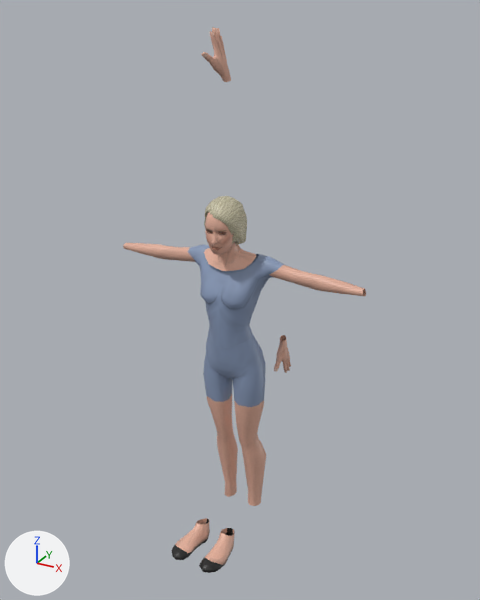
One commit to the COLLADA model modules/world/avatarbase/art/assets/models/collada/Avatars/Female/Female_Anim_Walk.dae: the scene before it, then after it.
One viewpoint serves both versions: a 50 mm lens placed at (0.0139, -0.0245, 0.0254), pointed at (0.0002, 0.0004, 0.013). The axes (+X, +Y, +Z) are drawn at lower left. The lights are the same throughout. Where no turn or scale is listed for an object, it has been applied to the vertices.

Before the edit, the objects in view are built like this:
```python
ob_hands = bpy.data.objects.new('Hands', me_handsshape)
ob_hands.location = (-0.01335, -0.00169, 0.01449)
ob_hands.rotation_euler = (0.86, 1.334, 0.987)  # degrees (49, 76, 57)
ob_headgeo = bpy.data.objects.new('HeadGeo', me_headgeoshape)
ob_headgeo.location = (0.00002, 0.00119, -0.00014)
ob_headgeo.rotation_euler = (0.103, -0.0104, 0.0939)  # degrees (5.9, -0.6, 5.4)
ob_legsnude = bpy.data.objects.new('LegsNude', me_legsnudeshape)
ob_legsnude.location = (0.0, 0.00031, -0.00019)
ob_legsnude.rotation_euler = (0.0304, -0.000062, 0.0)  # degrees (1.7, 0, 0)
ob_m_pt_left = bpy.data.objects.new('M_pt_left', me_m_pt_leftshape)
ob_m_pt_left.location = (0.00008, 0.00051, -0.00016)
ob_shoes = bpy.data.objects.new('Shoes', me_shoesshape)
ob_shoes.location = (-0.00001, -0.00284, 0.0003)
ob_shoes.rotation_euler = (-0.221, 0.00779, -0.000801)  # degrees (-13, 0.4, -0)
ob_torsonude = bpy.data.objects.new('TorsoNude', me_torsonudeshape)
ob_torsonude.location = (0.0, 0.00031, -0.00019)
ob_torsonude.rotation_euler = (0.0304, -0.000062, 0.0)  # degrees (1.7, 0, 0)
```
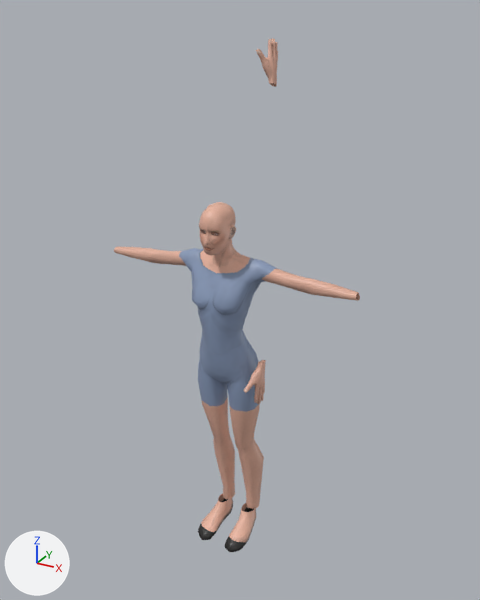
The edits, one by one:
Object 'M_pt_left' (ob_m_pt_left) is deleted.
Object 'LegsNude' (ob_legsnude) moves from (0.0, 0.00031, -0.00019) to (0.00007, 0.00005, -0.00015).
Object 'LegsNude' (ob_legsnude) turns from (1.7, 0, 0) to (3.4, -0.4, -0.2) degrees about x, y and z.
Object 'TorsoNude' (ob_torsonude) moves from (0.0, 0.00031, -0.00019) to (0.00007, 0.00005, -0.00015).
Object 'TorsoNude' (ob_torsonude) turns from (1.7, 0, 0) to (3.4, -0.4, -0.2) degrees about x, y and z.
Object 'HeadGeo' (ob_headgeo) moves from (0.00002, 0.00119, -0.00014) to (-0.00009, 0.00008, -0.00015).
Object 'HeadGeo' (ob_headgeo) turns from (5.9, -0.6, 5.4) to (3.5, 0.4, -0.1) degrees about x, y and z.
Object 'Hands' (ob_hands) moves from (-0.01335, -0.00169, 0.01449) to (-0.01352, 0.00092, 0.01473).
Object 'Hands' (ob_hands) turns from (49, 76, 57) to (-66, 71, -68) degrees about x, y and z.
Object 'Shoes' (ob_shoes) moves from (-0.00001, -0.00284, 0.0003) to (-0.00001, -0.00029, -0.00006).
Object 'Shoes' (ob_shoes) turns from (-13, 0.4, -0) to (9.2, 0.9, -1.1) degrees about x, y and z.

Boxes [x1, y1, x2, y2] around the edits, measured in the pictures (480 x 600 px):
'TorsoNude', moved, turned: before [123, 243, 366, 348]; after [114, 246, 360, 354]
'LegsNude', moved, turned: before [203, 332, 266, 506]; after [198, 337, 264, 509]
'Shoes', moved, turned: before [172, 518, 235, 573]; after [198, 494, 256, 552]
'HeadGeo', moved, turned: before [204, 212, 256, 271]; after [199, 202, 250, 273]
'Hands', moved, turned: before [201, 27, 291, 373]; after [244, 38, 278, 404]
'M_pt_left', deleted: before [204, 196, 247, 245]
